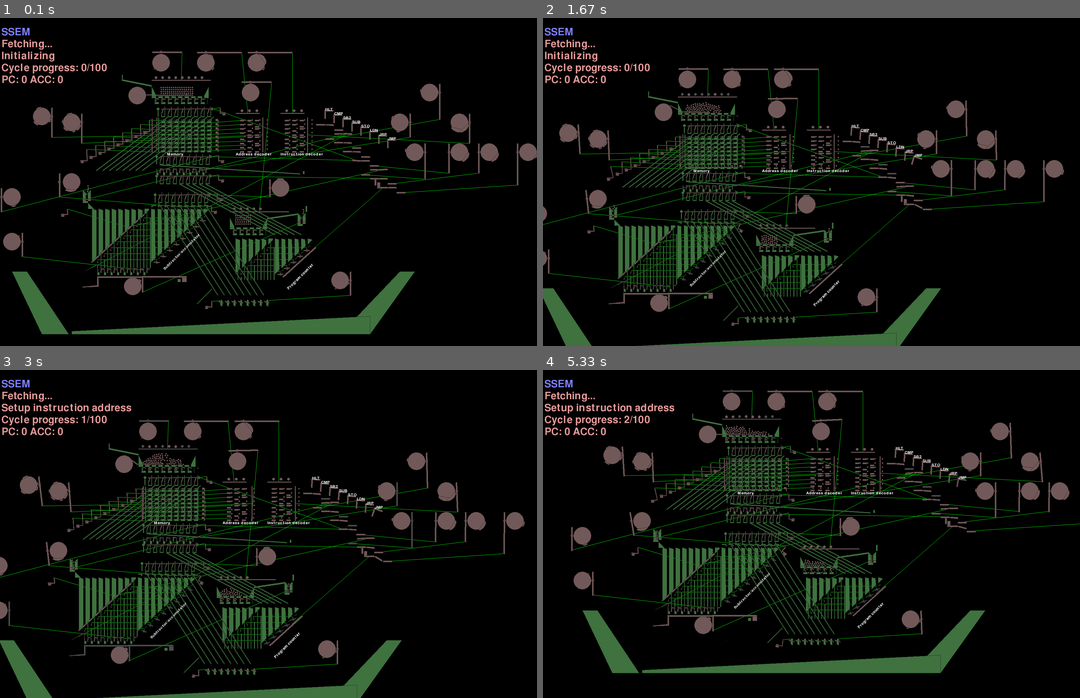
Above: before the commit, frames 1-4 (two rows, left to right).
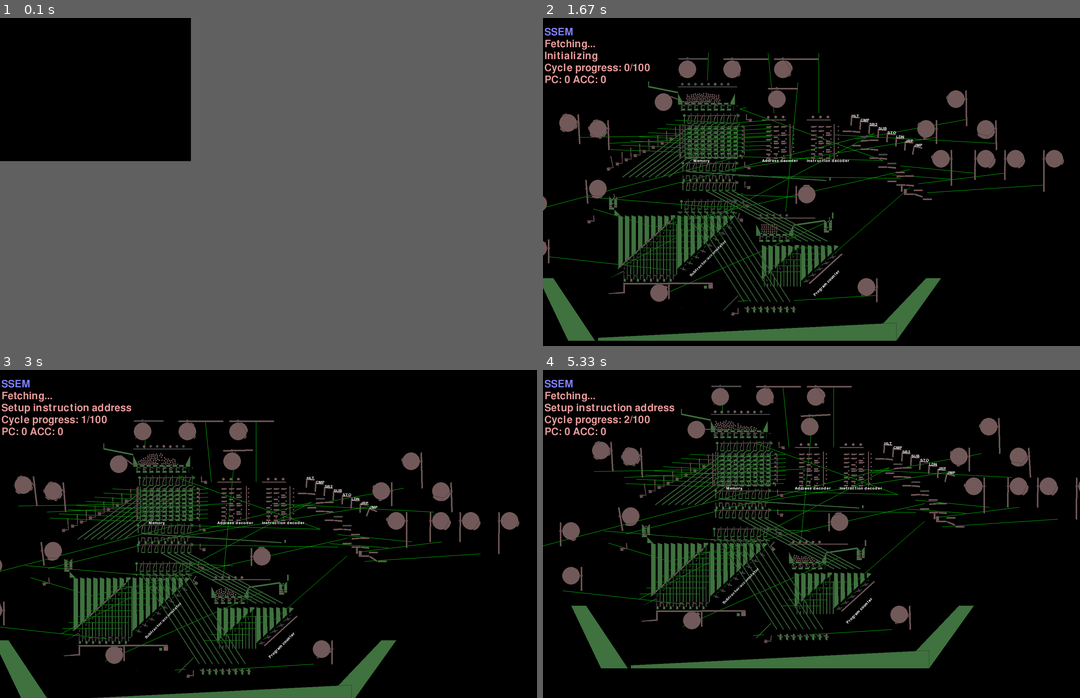
Above: after the commit, the same moments.

Repository: jmacarthur/box2d-ssem
Game: pygame game, started from main.py
The game is run twice, just before and just after one commit, with the same random seed, the same clock (stepped at 60 frames per second) and the same inputs.
Inputs (mouse positions are in pixels of both pictures, inside the frame that each line leads up to):
- Up to frame 1 (0.1 s): no input
- Up to frame 2 (1.67 s): hold Right 0.33-0.8 s; move the mouse to (790, 195) at 0.37 s; tap R at 0.83 s; hold Up 1.17-1.63 s; move the mouse to (865, 254) at 1.2 s
- Up to frame 3 (3 s): hold Right 1.67-2.27 s; move the mouse to (102, 609) at 1.7 s; tap Space at 1.73, 2.37 s; hold Left from 2.3 s (still down); move the mouse to (332, 563) at 2.33 s
- Up to frame 4 (5.33 s): release Left at 3.07 s; hold Down 3.1-4.07 s; move the mouse to (822, 422) at 3.13 s; tap Space at 3.17, 4.17, 5.27 s; hold Left 4.1-5.17 s; move the mouse to (618, 524) at 4.13 s; hold Up from 5.2 s (still down); move the mouse to (811, 573) at 5.23 s
In our replay, in frame 1 the window is 1800x1100 before the commit and 640x480 after it. These sizes can differ from the game's own. Grey fills any space a smaller window leaves; there, only what the larger window draws over its background counts as a difference.

The runs differ from the first frame. In frame 1, 15% of the frame differs, in the area x 0-100%, y 3-97%; in frame 2, 18%; in frame 3, 14%; in frame 4, 21%, in the area x 0-100%, y 4-93%.

Commit message:
Temporary addition of frameskip code

Diff:
--- a/backends/modified_pygame_framework.py
+++ b/backends/modified_pygame_framework.py
@@ -208,15 +208,18 @@
                 self.gui_app.paint(self.screen)
 
             self.draw_distance_links()
-            self.Draw(self.settings)
-            if self.settings.drawOverlay:
-                self.overlay_draw()
-
-            self.draw_labels()
-            if self.sequence%100 == 1:
-                pygame.image.save(self.renderer.surface, "img{}.png".format(self.sequence))
-
-            pygame.display.flip()
+            frameskip=30
+            if self.sequence%frameskip == 1:
+                self.Draw(self.settings)
+                if self.settings.drawOverlay:
+                    self.overlay_draw()
+
+                self.draw_labels()
+
+            if self.sequence%frameskip == 1:
+                pygame.image.save(self.renderer.surface, "img{:05d}.png".format(int(self.sequence/frameskip)))
+
+                pygame.display.flip()
             clock.tick(self.settings.hz)
             self.fps = clock.get_fps()
 
